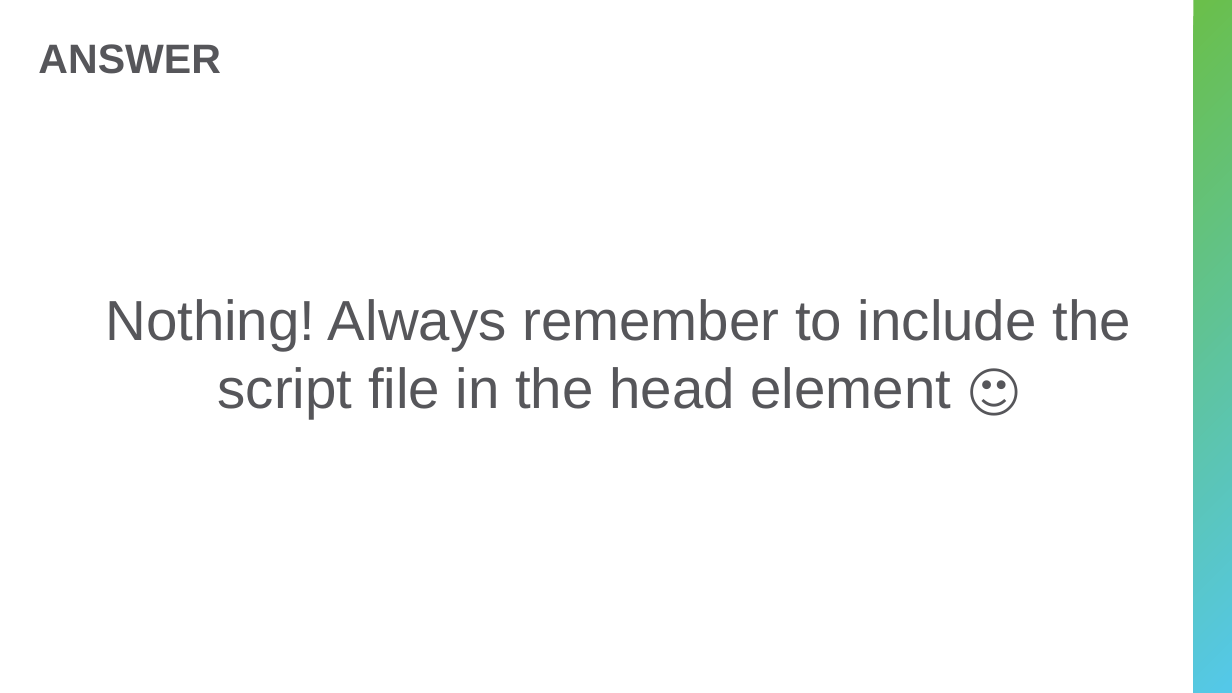
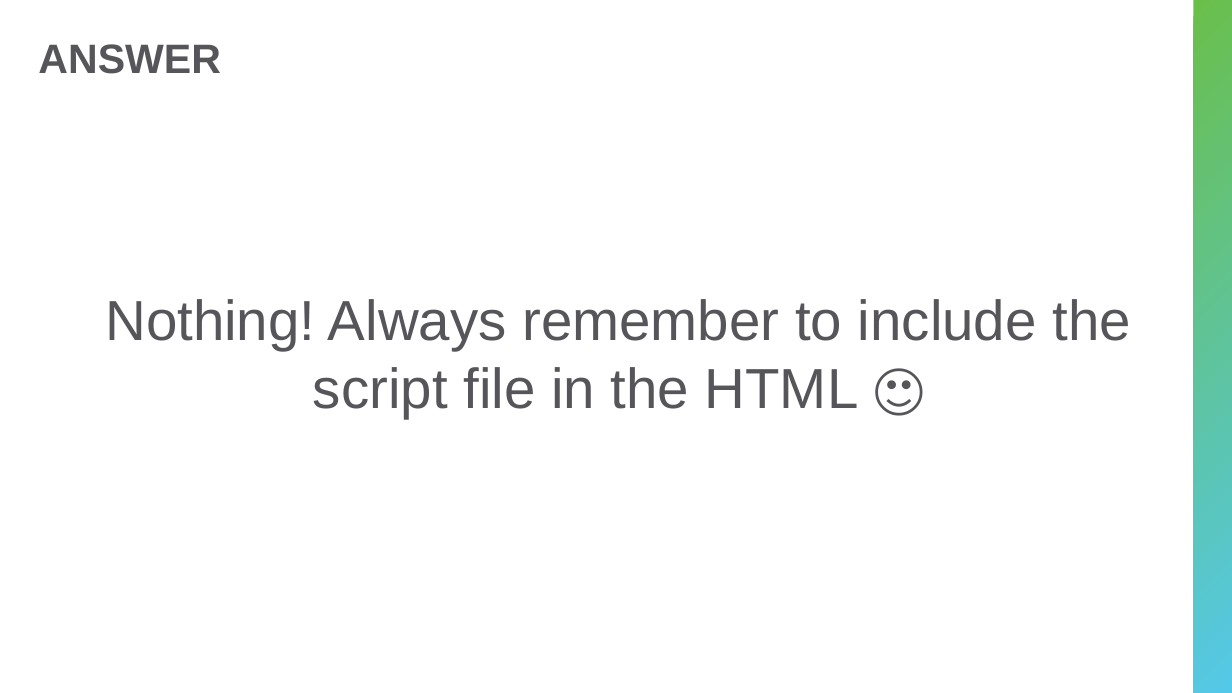
Before and after one commit to hytechclub/web-102, a slide deck: slide 16 of Week04/Review.pptx (slide 14 before the commit). Drawn at 1232x693 pixels with LibreOffice and Linux fonts; fonts in the diff are those of the drawing. Boxes give left, top, right and bottom in pixels: in the first picture for what was removed or moved away, otherwise in the second. Text is boxed around its words. In the diff, an @@ line names an element or a change of style, - is before the commit and + after.

```diff
--- a/Week04/Review.pptx
+++ b/Week04/Review.pptx
@@ text at (105,299,1130,418): text changed @@
-Nothing! Always remember to include the script file in the head element 🙂
+Nothing! Always remember to include the script file in the HTML 🙂
```
Also in this commit, not shown: 2 slides added, 6 other files.
